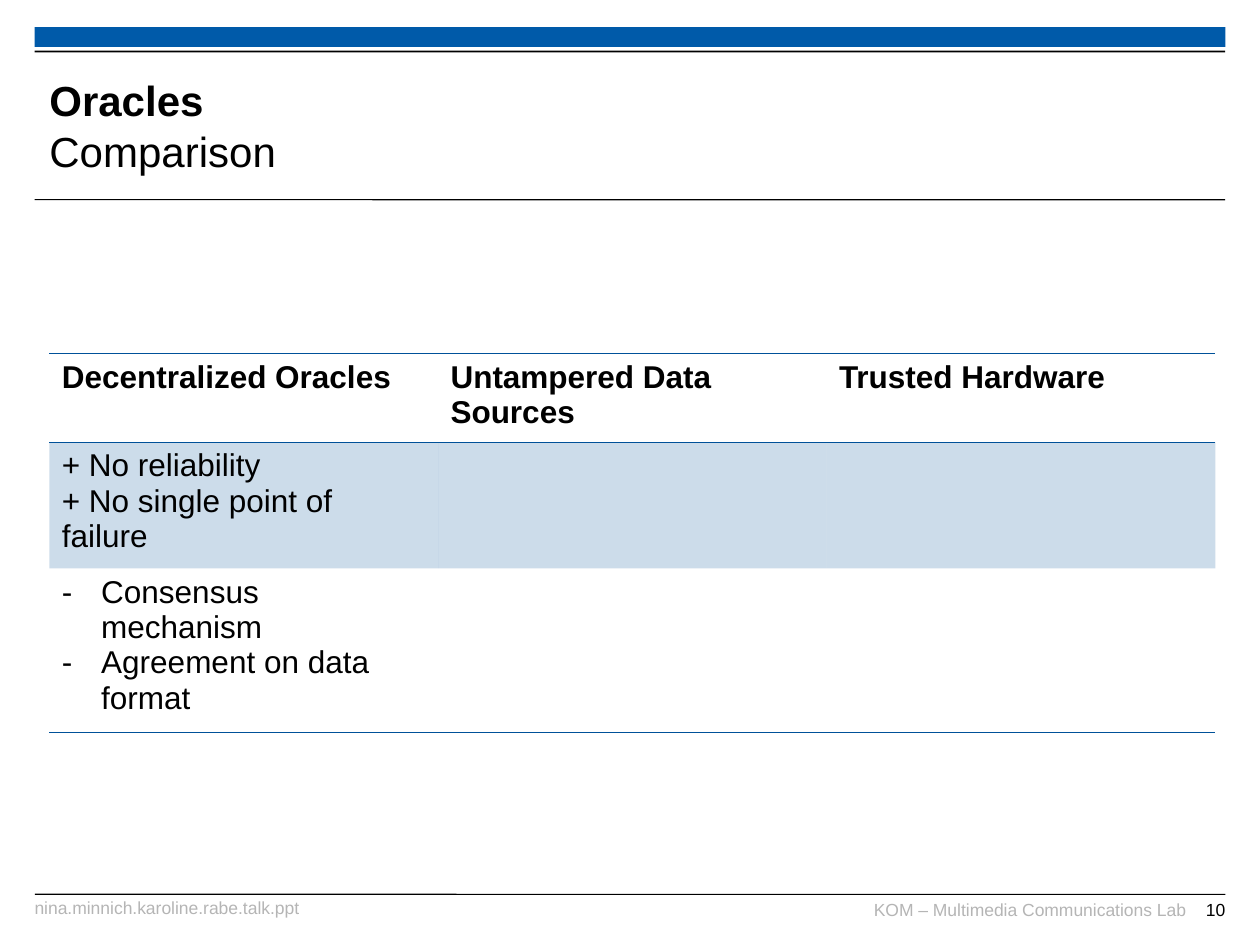
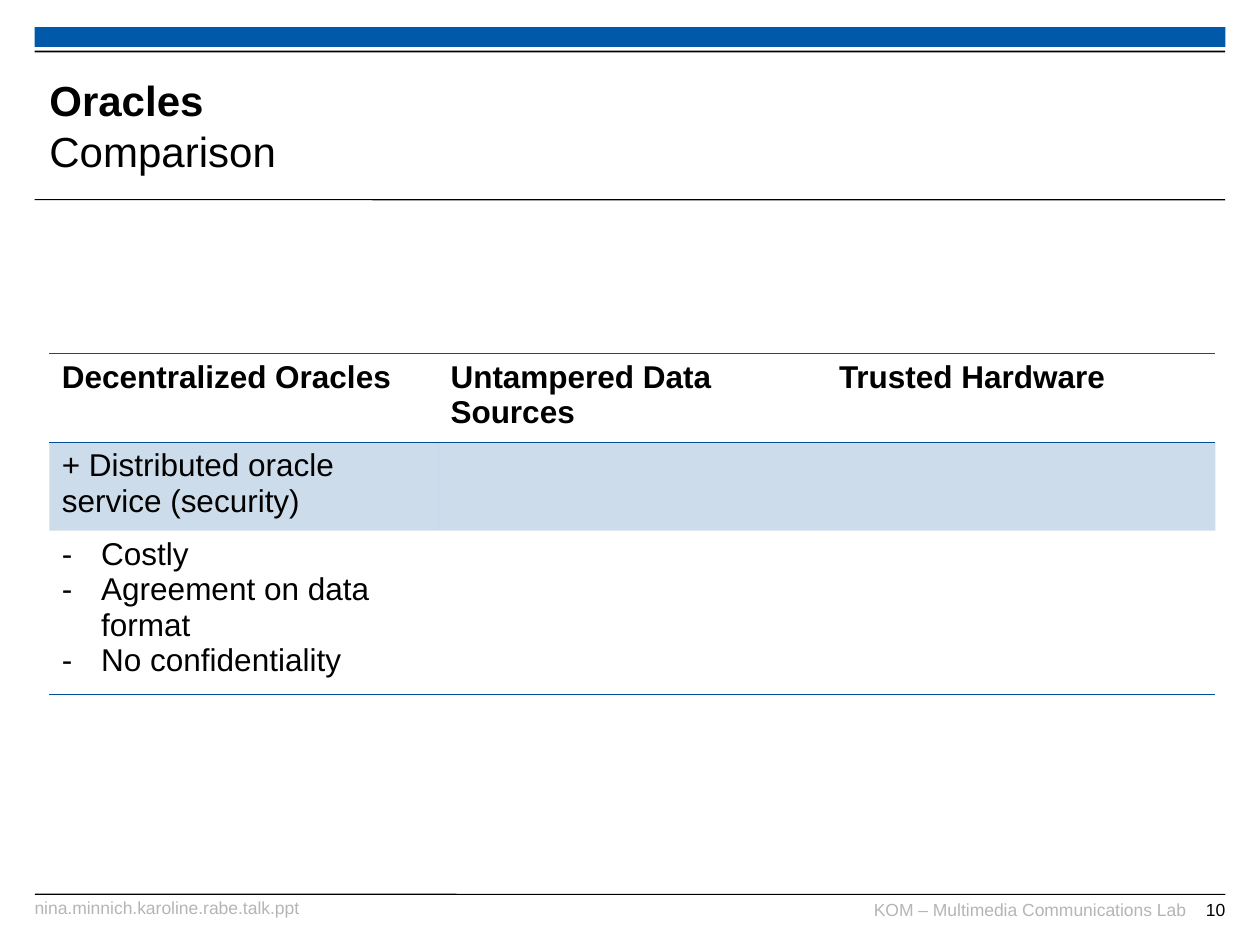
Before and after one commit to karopp/AFTIR, a slide deck: slide 10 of Nina.Minnich.Karoline.Rabe.talk.ppt. Drawn at 1260x945 pixels with LibreOffice and Linux fonts; fonts in the diff are those of the drawing; background and template pictures are left out. Boxes give left, top, right and bottom in pixels: in the first picture for what was removed or moved away, otherwise in the second. Text is boxed around its words. In the diff, an @@ line names an element or a change of style, - is before the commit and + after.

```diff
--- a/Nina.Minnich.Karoline.Rabe.talk.ppt
+++ b/Nina.Minnich.Karoline.Rabe.talk.ppt
@@ table at (x1=49, y1=354, x2=1216, y2=694) @@
-row 2, column 1: + No reliability / + No single point of failure
+row 2, column 1: + Distributed oracle service (security)
-row 3, column 1: Consensus mechanism / Agreement on data format
+row 3, column 1: Costly / Agreement on data format / No confidentiality
```
Also in this commit, not shown: 4 other slides changed.
